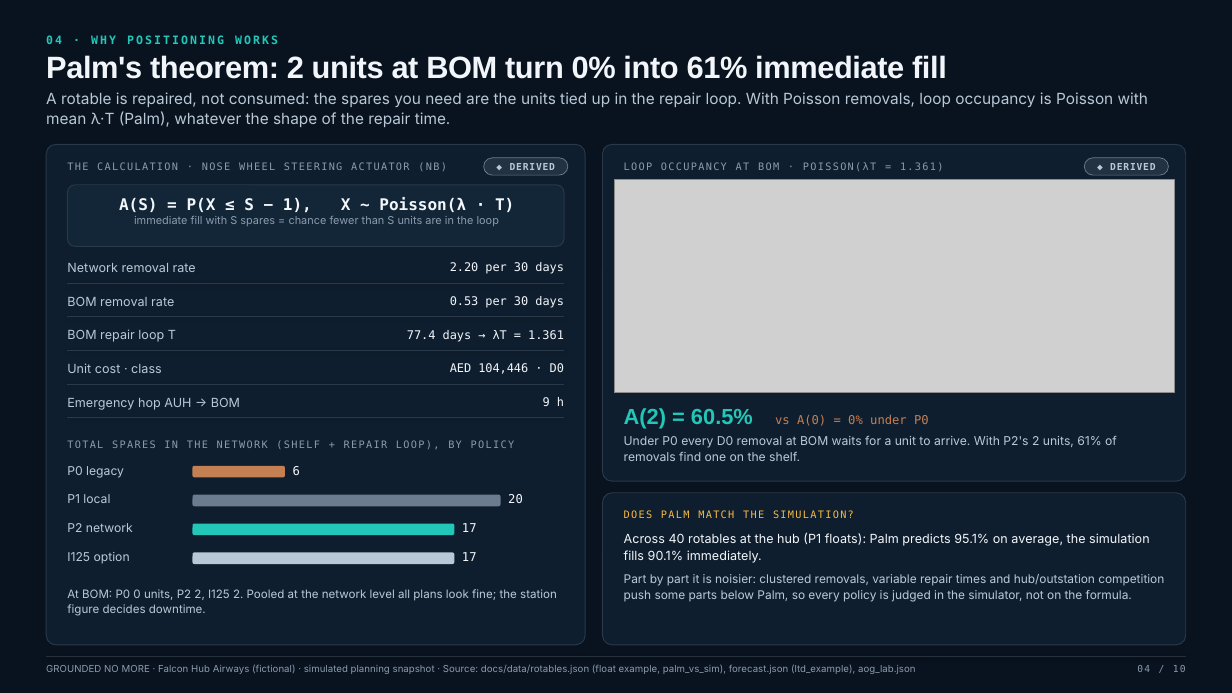
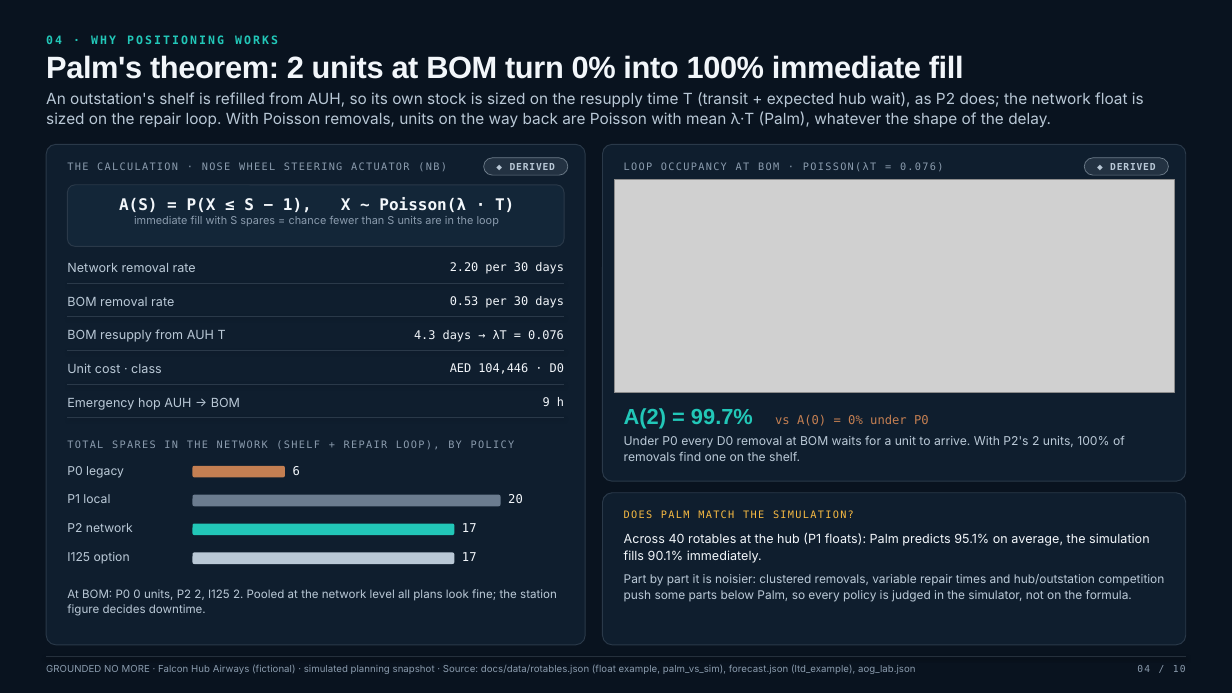
Before and after one commit to akashgajjar07-hue/grounded-no-more, a slide deck: slide 4 of presentations/case_study_deck.pptx. Drawn at 1232x693 pixels with LibreOffice and Linux fonts; fonts in the diff are those of the drawing; grey boxes stand for pictures; background and template pictures are left out. Boxes give left, top, right and bottom in pixels: in the first picture for what was removed or moved away, otherwise in the second. Text is boxed around its words. In the diff, an @@ line names an element or a change of style, - is before the commit and + after.

Commit message:
Design wave C: v2 review fixes (AOG cards, fleet filter recompute, one 'recommended' vocabulary, AOG-0001 consistency, layout gaps) + aviation wording (P2 re-mix buys 68/sheds 20, v1 leftovers, band wording, robbery wording, station resupply view, MEL wording, 120-PN scope)

```diff
--- a/presentations/case_study_deck.pptx
+++ b/presentations/case_study_deck.pptx
@@ text at (46, 55, 964, 79): text changed @@
-Palm's theorem: 2 units at BOM turn 0% into 61% immediate fill
+Palm's theorem: 2 units at BOM turn 0% into 100% immediate fill
@@ text at (46, 92, 1144, 127): text changed @@
-A rotable is repaired, not consumed: the spares you need are the units tied up in the repair loop. With Poisson removals, loop occupancy is Poisson with mean λ·T (Palm), whatever the shape of the repair time.
+An outstation's shelf is refilled from AUH, so its own stock is sized on the resupply time T (transit + expected hub wait), as P2 does; the network float is sized on the repair loop. With Poisson removals, units on the way back are Poisson with mean λ·T (Palm), whatever the shape of the delay.
@@ text at (624, 162, 943, 171): text changed @@
-LOOP OCCUPANCY AT BOM · POISSON(λT = 1.361)
+LOOP OCCUPANCY AT BOM · POISSON(λT = 0.076)
@@ text at (67, 329, 226, 342): text changed @@
-BOM repair loop T
+BOM resupply from AUH T
@@ text at (414, 330, 564, 342): text changed @@
-77.4 days → λT = 1.361
+4.3 days → λT = 0.076
@@ text at (624, 408, 1125, 461): text changed @@
-A(2) = 60.5% vs A(0) = 0% under P0
-Under P0 every D0 removal at BOM waits for a unit to arrive. With P2's 2 units, 61% of removals find one on the shelf.
+A(2) = 99.7% vs A(0) = 0% under P0
+Under P0 every D0 removal at BOM waits for a unit to arrive. With P2's 2 units, 100% of removals find one on the shelf.
```
Also in this commit, not shown: 3 other slides changed, 52 other files.
